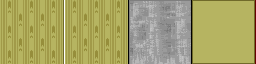
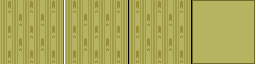
The second 256 × 64 image is a revision of the first. Changes to its layers:
painted on "Paint Layer 2" (2nd of 4) over [129, 0, 256, 64]
added layer "Paint Layer 2" (3rd of 4) above "Paint Layer 2" over [129, 0, 256, 64]
painted on "Paint Layer 2" (4th of 4) over [129, 0, 256, 64]
painted on "Paint Layer 3" over [129, 0, 256, 64]
painted on "Paint Layer 1" (2nd of 3) over [129, 0, 256, 64]
painted on "Paint Layer 1" (3rd of 3) over [129, 0, 256, 64]
hid "Background" over [129, 0, 256, 64]